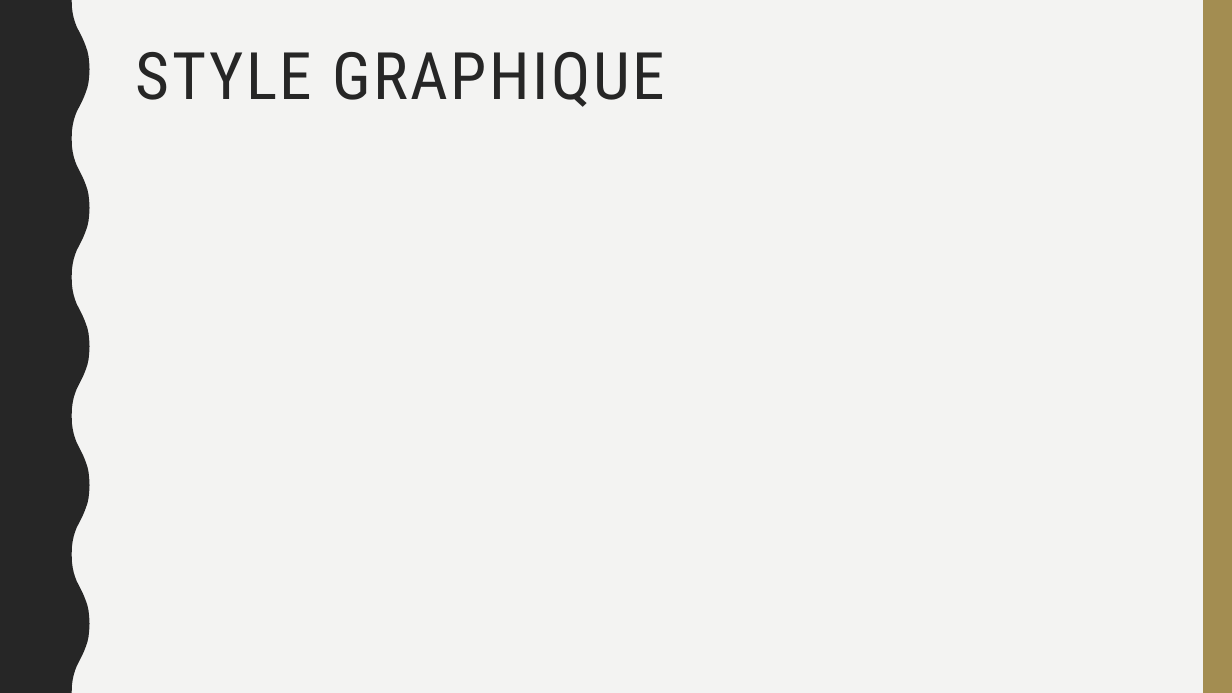
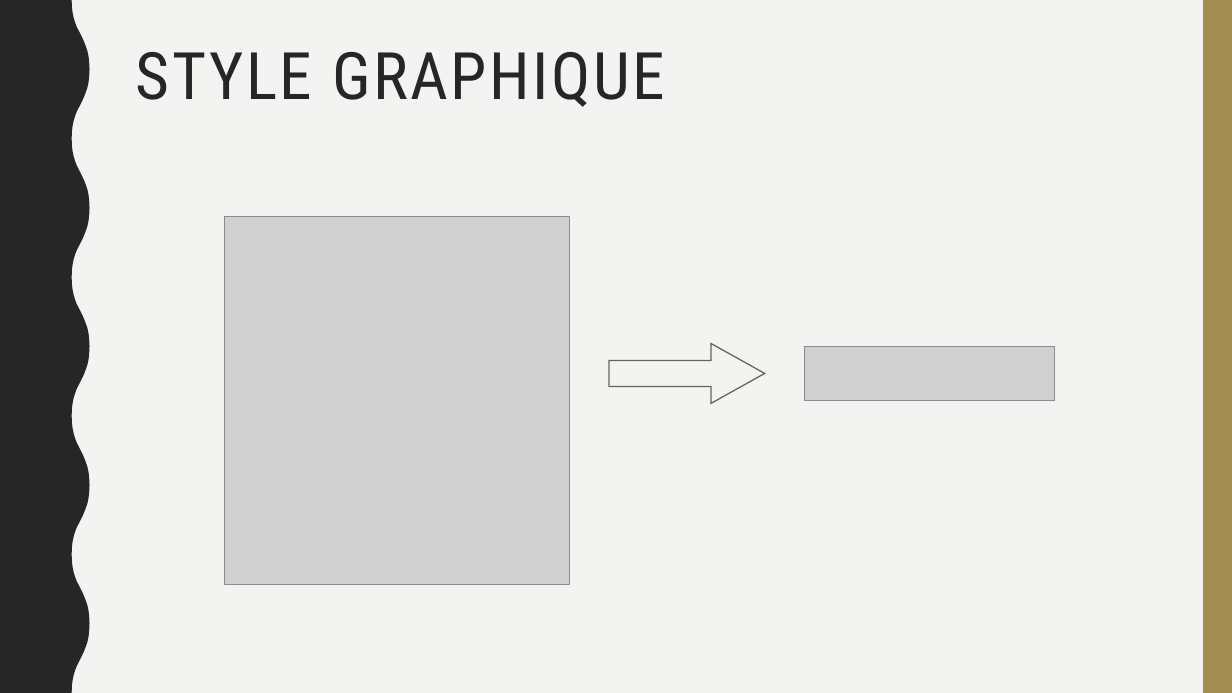
Before and after one commit to Tristan54/Mobile-projects, a slide deck: slide 15 of présentation.odp (slide 13 before the commit). Drawn at 1232x693 pixels with LibreOffice and Linux fonts; fonts in the diff are those of the drawing; grey boxes stand for pictures. Boxes give left, top, right and bottom in pixels: in the first picture for what was removed or moved away, otherwise in the second. Text is boxed around its words. In the diff, an @@ line names an element or a change of style, - is before the commit and + after.

```diff
--- a/présentation.odp
+++ b/présentation.odp
@@ picture added at <box>225,216,570,585</box> @@
@@ freeform shape added at <box>609,344,764,404</box>, fill #F3F3F2, outline #67645A 0.99 pt @@
@@ picture added at <box>804,347,1055,400</box> @@
```
Also in this commit, not shown: 3 other slides changed, 7 slides added, 1 slide removed, 1 other file.
